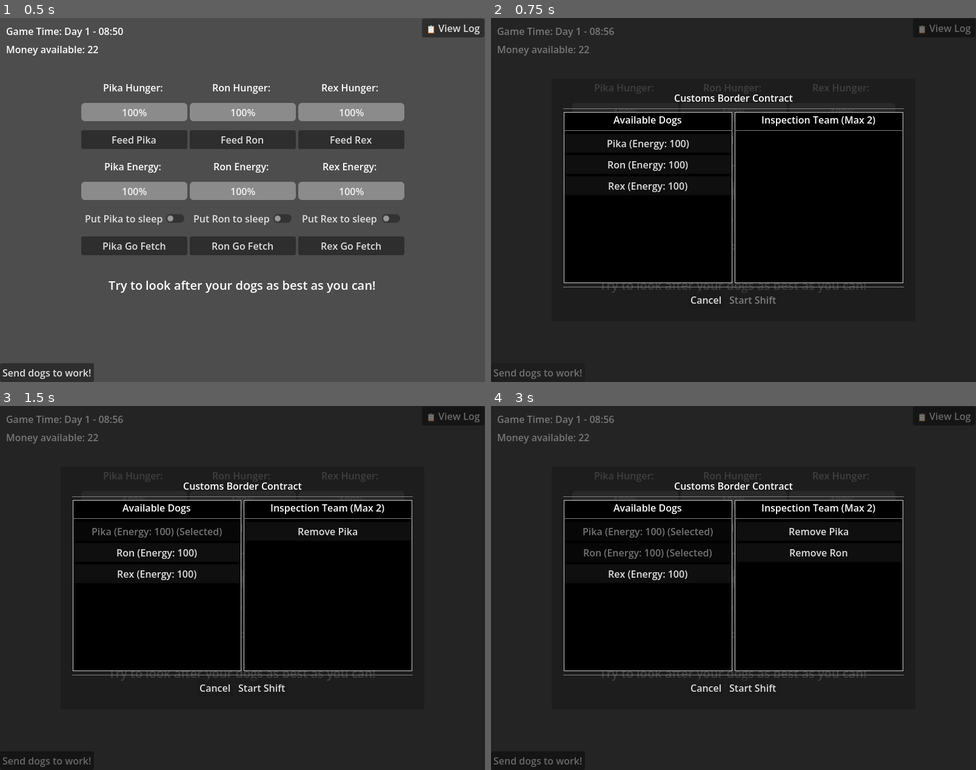
Above: before the commit, frames 1-4 (two rows, left to right).
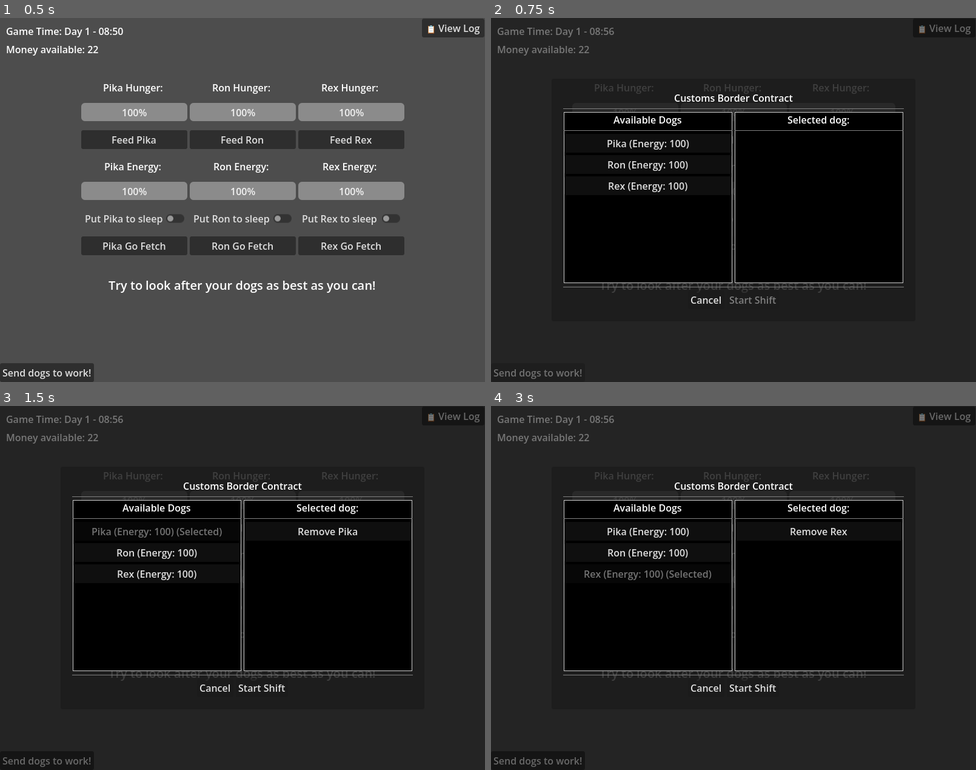
Above: after the commit, the same moments.

Repository: lukaMis/kennel-simulator
Game: Godot game, scene res://scenes/main.tscn
Two runs of this game, one before a commit and one after it. Both use one fixed random seed, a clock stepped at 60 frames per second and the inputs below.
Inputs:
- Up to frame 1 (0.5 s): no input
- Up to frame 2 (0.75 s): click "Send dogs to work!" at 0.5 s
- Up to frame 3 (1.5 s): click "Pika (Energy: 100)" at 1.25 s
- Up to frame 4 (3 s): click "Ron (Energy: 100)" at 2 s; click "Rex (Energy: 100)" at 2.75 s

Frame 1 is identical in both runs. In frame 2, 0.3% of the frame differs, in the area x 55-80%, y 27-30%; in frame 3, 0.3%; in frame 4, 1.5%, in the area x 19-80%, y 27-48%.

Commit message:
customs inspection mini game updated: only one dog can be selected for the shift.

Diff:
--- a/scenes/customs_staging_modal.tscn
+++ b/scenes/customs_staging_modal.tscn
@@ -106,7 +106,7 @@
 
 [node name="TeamLabel" type="Label" parent="ModalPanel/MarginContainer/VBoxContainer/ContentSplit/RightColumn/VBoxContainer" unique_id=1243913869]
 layout_mode = 2
-text = "Inspection Team (Max 2)"
+text = "Selected dog:"
 horizontal_alignment = 1
 vertical_alignment = 1
 
--- a/scripts/customs_inspection_manager.gd
+++ b/scripts/customs_inspection_manager.gd
@@ -8,14 +8,13 @@
 #	tracks shift payout with boosts and penalties included
 var shift_current_payout: int = GameConstants.CUSTOMS_BASE_PAYOUT
 #	dogs and packages for current work shift
-var active_shift_roster: Array[DogResource] = []
+var active_shift_dog: DogResource = null
 var active_queue: Array[CargoPackage] = []
 
 
-# Step 1: The modal drops off the dogs here right before transit
-func set_shift_team(team: Array[DogResource]) -> void:
-	active_shift_roster.clear()
-	active_shift_roster = team.duplicate()
+# The modal drops off dog for the work shift here right before scene transit
+func set_shift_dog(dog: DogResource) -> void:
+	active_shift_dog = dog
 
 
 # Step 2: Called ONLY when the Customs Inspector scene has completely loaded
@@ -65,7 +64,7 @@
 
 
 func _clear_shift() -> void:
-	active_shift_roster.clear()
+	active_shift_dog = null
 	active_queue.clear()
 	# Reset payout/quota to baseline
 	shift_current_payout = GameConstants.CUSTOMS_BASE_PAYOUT
--- a/scripts/customs_inspector.gd
+++ b/scripts/customs_inspector.gd
@@ -32,10 +32,10 @@
 	CustomsInspectionManager.initialize_shift_session()
 
 	# 3. Pull the data cleanly to populate your UI
-	# TODO, remove this check, this is only for debuging so i can load customs inspector scene directly without main scene and customs staging modal
-	if CustomsInspectionManager.active_shift_roster.is_empty():
-		CustomsInspectionManager.set_shift_team(GlobalState.master_dog_roster)
-	# End of TODO
+	# TODO, remove this check, it is Fallback check for localized scene running/debugging
+	if CustomsInspectionManager.active_shift_dog == null:
+		if not GlobalState.master_dog_roster.is_empty():
+			CustomsInspectionManager.set_shift_dog(GlobalState.master_dog_roster[0])
 
 	# Explicitly connect each button to its own function
 	button_pass.pressed.connect(_on_pass_pressed)
@@ -45,7 +45,7 @@
 
 	_set_inspection_buttons_enabled(false)
 	# Read directly from the manager for your debug prints
-	print("Inspector Scene: Loaded successfully with ", CustomsInspectionManager.active_shift_roster.size(), " dogs.")
+	print("Inspector Scene: Loaded successfully with ", CustomsInspectionManager.active_shift_dog, " dog.")
 	print("Inspector Scene: Loaded successfully with ", CustomsInspectionManager.active_queue.size(), " packages.")
 
 	CustomsInspectionManager.start_shift()
@@ -60,8 +60,8 @@
 
 
 func _on_shift_started() -> void:
-	# Assume index 0 for prototype, logic can be expanded for multiple dogs
-	current_dog = CustomsInspectionManager.active_shift_roster[0]
+	# REFACTORED: No arrays or indices needed! Grab the variable object directly.
+	current_dog = CustomsInspectionManager.active_shift_dog
 	current_dog.reset_session()
 
 	# NEW: Initialize UI elements immediately
@@ -74,7 +74,6 @@
 
 
 func _on_shift_ended() -> void:
-	# clear local data
 	_clear_local_data()
 	pass
 
--- a/scripts/customs_staging_modal.gd
+++ b/scripts/customs_staging_modal.gd
@@ -1,8 +1,8 @@
 extends ColorRect
 
-const MAX_TEAM_SIZE: int = 2
+const MAX_TEAM_SIZE: int = 1
 
-var selected_team: Array[DogResource] = []
+var selected_dog: DogResource = null
 
 @onready var roster_list: VBoxContainer = %RosterList
 @onready var team_list: VBoxContainer = %TeamList
@@ -14,7 +14,7 @@
 	# Hide the modal by default when the kennel loads
 	hide()
 
-	selected_team.clear()
+	selected_dog = null
 
 	# Connect start and cancel game buttons
 	button_start.pressed.connect(_on_start_pressed)
@@ -25,7 +25,8 @@
 func open_modal() -> void:
 	# 1. Freeze the game state immediately
 	GlobalState.set_game_running(false)
-	selected_team.clear()
+
+	selected_dog = null
 	_refresh_ui()
 	show()
 
@@ -34,8 +35,8 @@
 	# 1. Hide the modal
 	hide()
 
-	# Just store the team in the manager locker for transit
-	CustomsInspectionManager.set_shift_team(selected_team)
+	# REFACTORED: Push our single choice straight to the manager
+	CustomsInspectionManager.set_shift_dog(selected_dog)
 
 	# 3. Swap to the minigame scene
 	get_tree().change_scene_to_file("res://scenes/customs_inspector.tscn")
@@ -50,14 +51,14 @@
 
 
 func _refresh_ui() -> void:
-	# 2. Rebuild Roster (Left Side)
+	# 1. Rebuild Roster (Left Side)
 	_rebuild_roster()
 
-	# 3. Rebuild Team (Right Side)
-	_rebuild_shift_team()
+	# 2. Rebuild Selected Dog (Right Side)
+	_rebuild_selected_dog()
 
-	# Update start button state
-	button_start.disabled = selected_team.is_empty()
+	# REFACTORED: Start button is disabled if no dog is selected
+	button_start.disabled = (selected_dog == null)
 
 
 func _rebuild_roster() -> void:
@@ -70,40 +71,38 @@
 		var btn = Button.new()
 		btn.text = "%s (Energy: %d)" % [dog.name, dog.energy]
 
-		# Disable if exhausted, sleeping, OR already selected
-		var is_in_team = selected_team.has(dog)
-		if dog.energy < 20.0 or dog.is_sleeping or is_in_team:
+		# REFACTORED: Check if this specific resource instance is selected
+		var is_selected = (selected_dog == dog)
+		#Disable if exhausted, sleeping, OR already selected
+		if dog.energy < 20.0 or dog.is_sleeping or is_selected:
 			btn.disabled = true
-			if is_in_team:
+			if is_selected:
 				btn.text += " (Selected)"
+
 		else:
 			btn.pressed.connect(_on_roster_dog_selected.bind(dog))
 
 		roster_list.add_child(btn)
 
 
-func _rebuild_shift_team() -> void:
-	# 1 Clear current Team (Right Side)
+# REFACTORED: Renders either nothing or our single chosen choice on the right panel
+func _rebuild_selected_dog() -> void:
 	for child in team_list.get_children():
 		child.queue_free()
 
-	# 2 Rebuild Team (Right Side)
-	for dog in selected_team:
+	if selected_dog != null:
 		var btn = Button.new()
-		btn.text = "Remove %s" % dog.name
-
-		# Enable team dogs to be clicked and removed from current shift team
-		btn.pressed.connect(_on_team_dog_clicked.bind(dog))
+		btn.text = "Remove %s" % selected_dog.name
+		btn.pressed.connect(_on_remove_dog_pressed)
 		team_list.add_child(btn)
 
 
 func _on_roster_dog_selected(dog: DogResource) -> void:
-	if selected_team.size() < MAX_TEAM_SIZE:
-		selected_team.append(dog)
+	selected_dog = dog
 	_refresh_ui()
 
 
-func _on_team_dog_clicked(dog: DogResource) -> void:
-	# When clicked, remove this specific dog
-	selected_team.erase(dog)
+# REFACTORED: Clears the item out completely
+func _on_remove_dog_pressed() -> void:
+	selected_dog = null
 	_refresh_ui()
